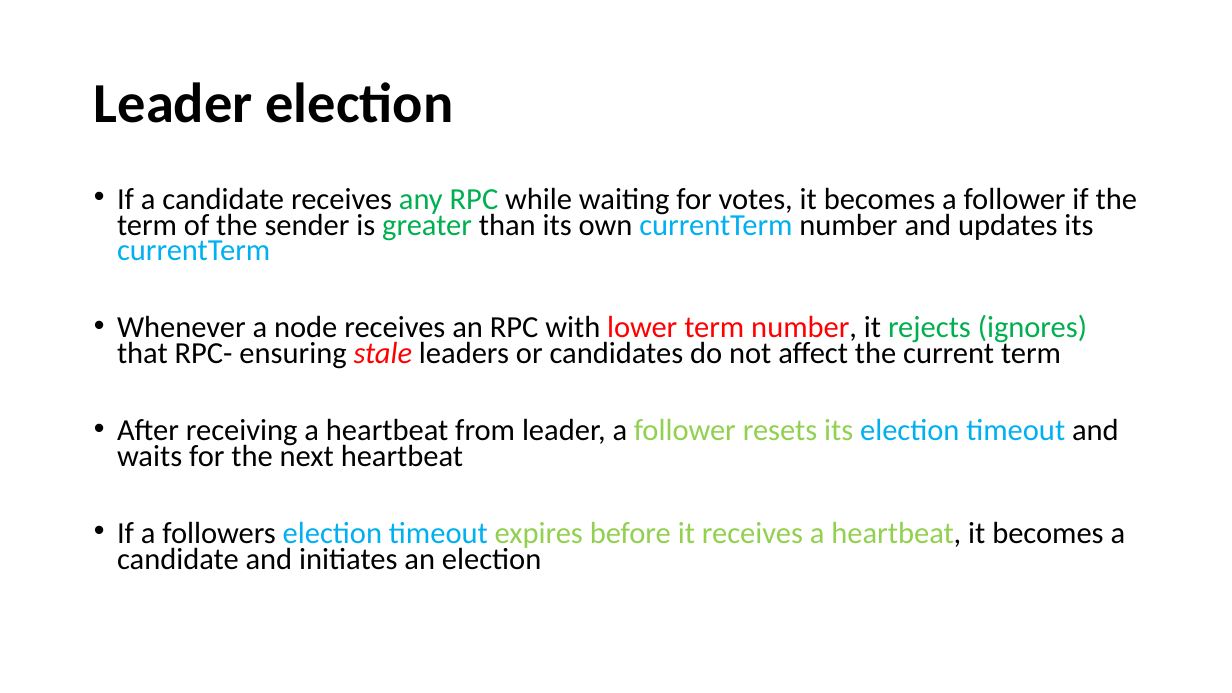
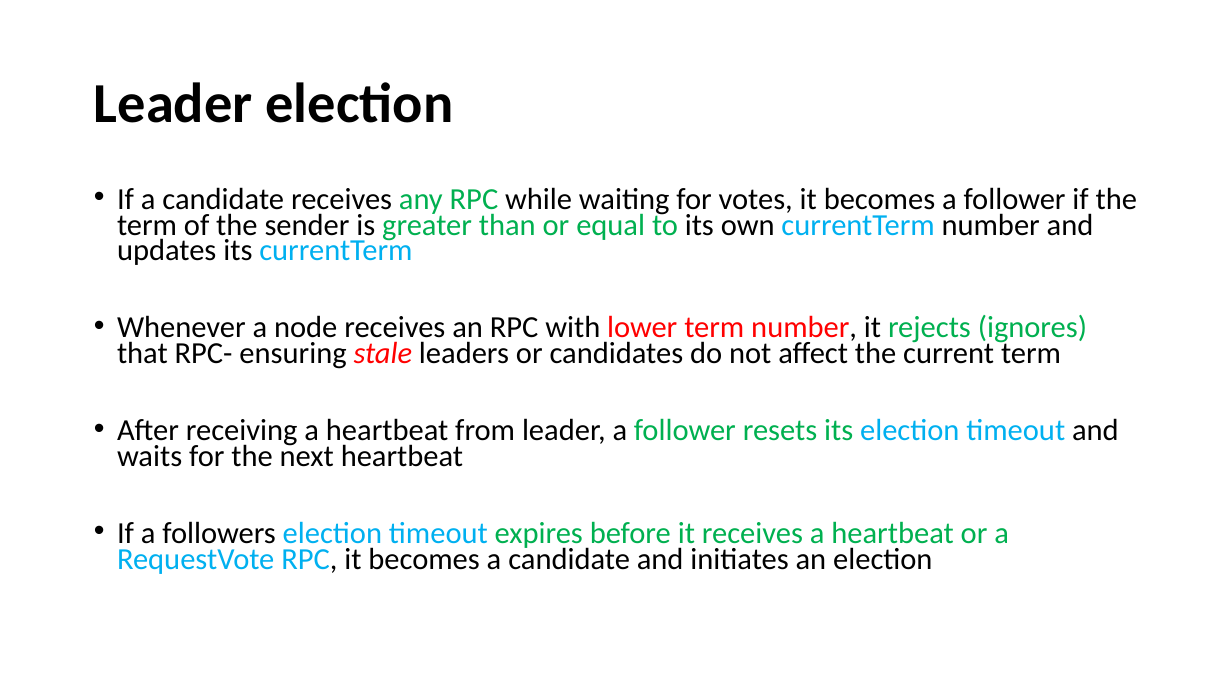
Before and after one commit to paulsaswata/public, a slide deck: slide 8 of The Raft Consensus Algorithm.pptx. Drawn at 1232x693 pixels with LibreOffice and Linux fonts; fonts in the diff are those of the drawing. Boxes give left, top, right and bottom in pixels: in the first picture for what was removed or moved away, otherwise in the second. Text is boxed around its words. In the diff, an @@ line names an element or a change of style, - is before the commit and + after.

```diff
--- a/The Raft Consensus Algorithm.pptx
+++ b/The Raft Consensus Algorithm.pptx
@@ text at box(117, 187, 1137, 265): text changed @@
-• If a candidate receives any RPC while waiting for votes, it becomes a follower if the term of the sender is greater than its own currentTerm number and updates its currentTerm
+• If a candidate receives any RPC while waiting for votes, it becomes a follower if the term of the sender is greater than or equal to its own currentTerm number and updates its currentTerm
@@ text at box(117, 418, 1119, 467): text colour #92D050 to #00B050 in "follower resets its" @@
@@ text at box(117, 521, 1009, 574): text changed @@
-• If a followers election timeout expires before it receives a heartbeat, it becomes a candidate and initiates an election
+• If a followers election timeout expires before it receives a heartbeat or a RequestVote RPC, it becomes a candidate and initiates an election
```
Also in this commit, not shown: 5 other slides changed.
